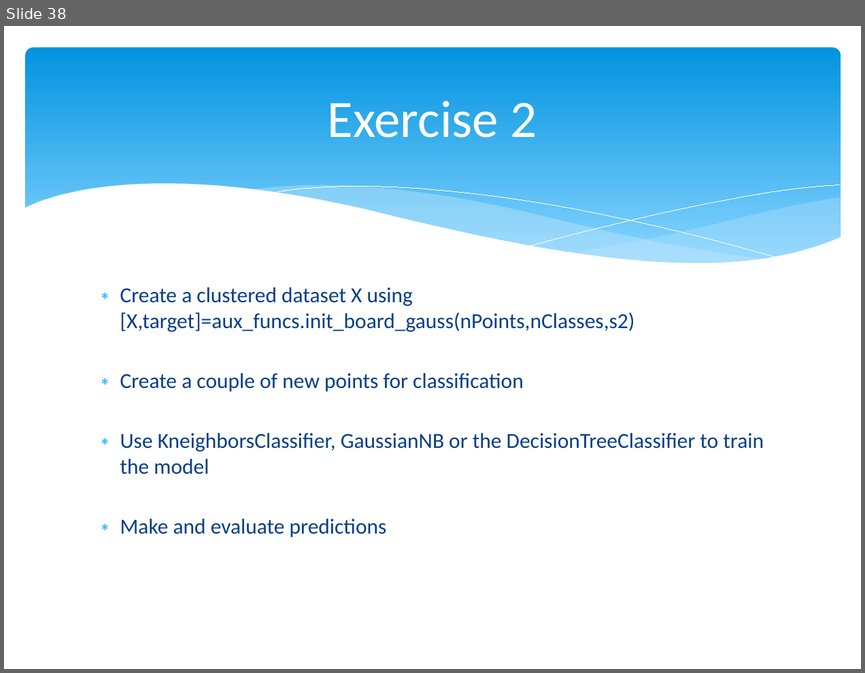
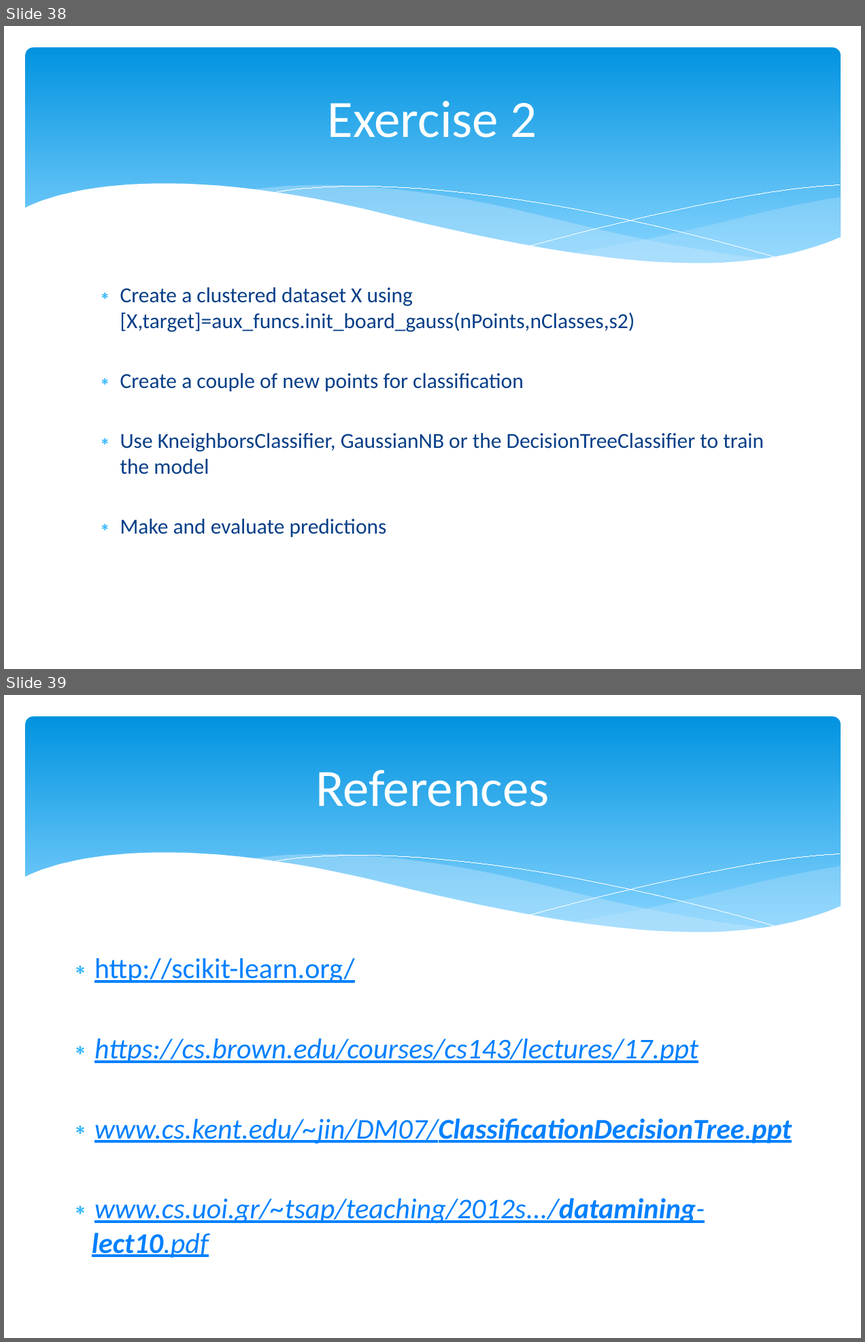
Before and after one commit to marcio-mourao/marcio-mourao.github.io, a slide deck: Machine_Learning.pptx. Shown one above the other, each under a label of ours: slide 38 before the commit, slides 38 and 39 after it. The pictures are 865x673 and 865x1342 pixels, drawn with LibreOffice and Linux fonts; fonts in the diff are those of the drawing. Boxes give left, top, right and bottom in pixels: in the first picture for what was removed or moved away, otherwise in the second. Text is boxed around its words. In the diff, an @@ line names an element or a change of style, - is before the commit and + after.

Commit message:
Update

```diff
--- a/Machine_Learning.pptx
+++ b/Machine_Learning.pptx
@@ slide 39 added at (x1=4, y1=695, x2=861, y2=1338), background #FFFFFF; not listed: 6 template elements that a slide beside it also shows @@
@@ title added at (x1=315, y1=770, x2=549, y2=807), 44 pt, text #FFFFFF @@
+References
@@ text added at (x1=92, y1=957, x2=791, y2=1257), 24 pt, text #0080FF, italic, underline @@
+∗ http://scikit-learn.org/
+∗ https://cs.brown.edu/courses/cs143/lectures/17.ppt
+∗ www.cs.kent.edu/~jin/DM07/ClassificationDecisionTree.ppt
+∗ www.cs.uoi.gr/~tsap/teaching/2012s.../datamining-lect10.pdf
```
